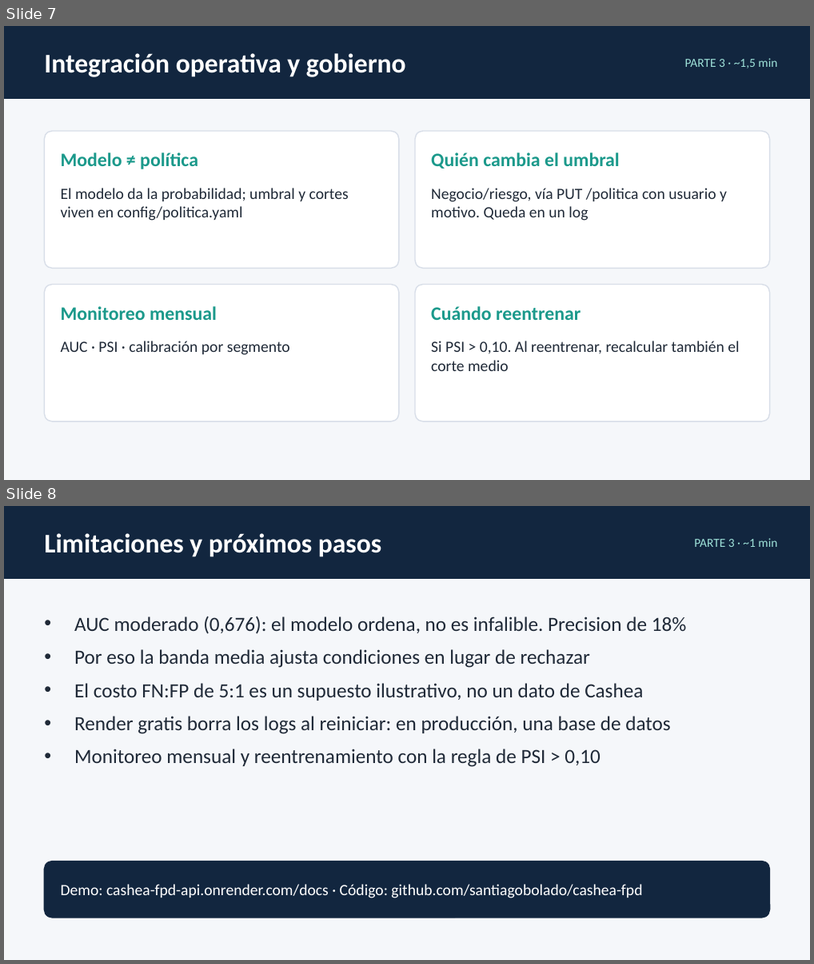
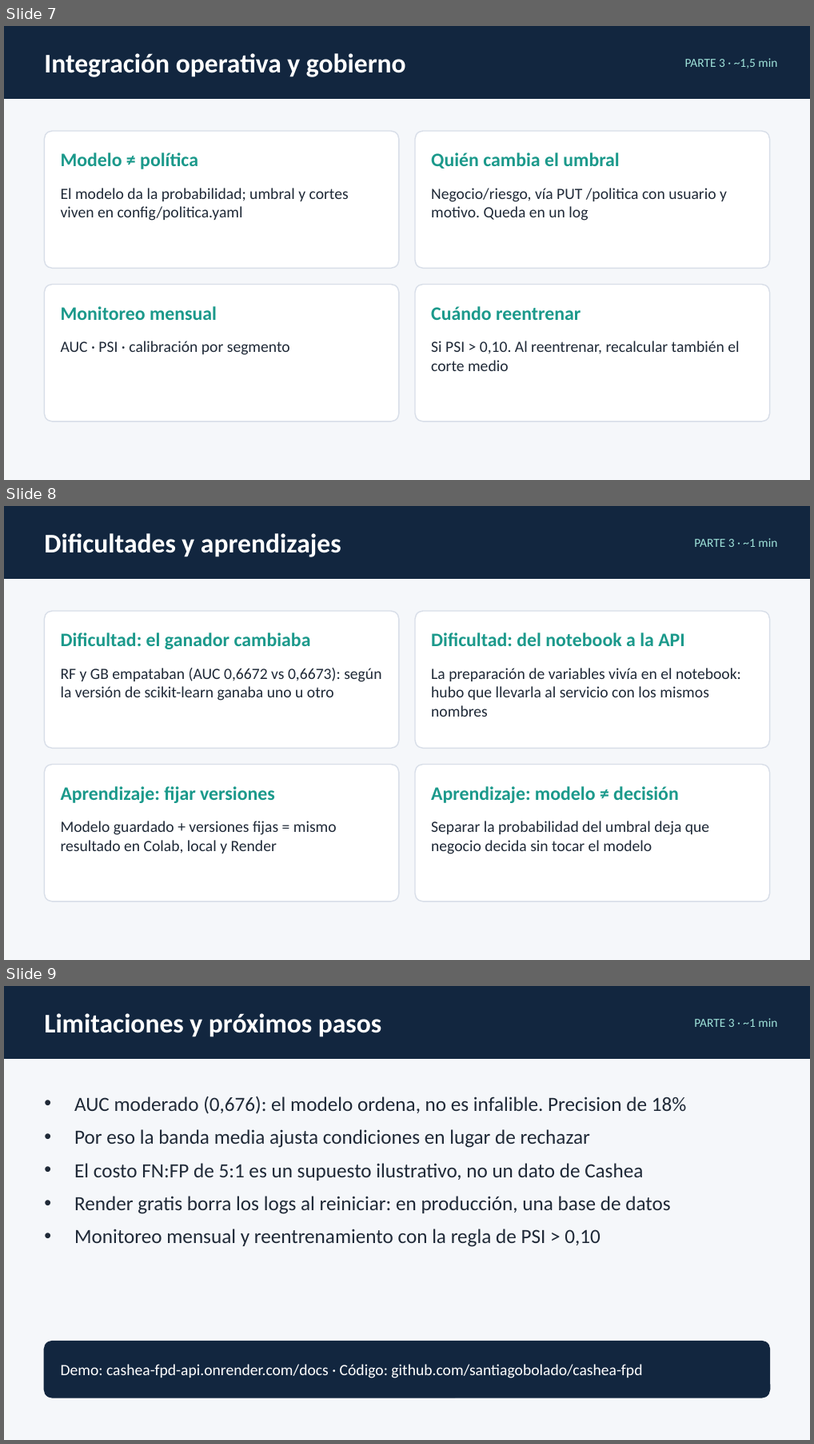
Before and after one commit to santiagobolado/cashea-fpd, a slide deck: docs/presentacion_cashea_fpd.pptx. Shown one above the other, each under a label of ours: slides 7 and 8 before the commit, slides 7, 8 and 9 after it. The pictures are 814x964 and 814x1444 pixels, drawn with LibreOffice and Linux fonts; fonts in the diff are those of the drawing. Boxes give left, top, right and bottom in pixels: in the first picture for what was removed or moved away, otherwise in the second. Text is boxed around its words. In the diff, an @@ line names an element or a change of style, - is before the commit and + after.

Commit message:
Presentación: agrega slide de dificultades y aprendizajes (pedido por la consigna)

```diff
--- a/docs/presentacion_cashea_fpd.pptx
+++ b/docs/presentacion_cashea_fpd.pptx
@@ slide 8 added at [4,506,810,960], background #F5F7FA @@
@@ rectangle added at [4,506,810,579], fill #12263F, outline #12263F 1 pt @@
@@ text added at [44,533,342,557], 24 pt, text #FFFFFF, bold @@
+Dificultades y aprendizajes
@@ text added at [694,538,778,547], 11 pt, text #9FE3DA @@
+PARTE 3 · ~1 min
@@ rounded rectangle added at [44,611,399,748], fill #FFFFFF, outline #D8DEE8 1 pt @@
@@ rounded rectangle added at [415,611,770,748], fill #FFFFFF, outline #D8DEE8 1 pt @@
@@ text added at [61,632,311,649], 17 pt, text #1B998B, bold @@
+Dificultad: el ganador cambiaba
@@ text added at [431,632,685,646], 17 pt, text #1B998B, bold @@
+Dificultad: del notebook a la API
@@ text added at [61,668,382,700], 14 pt, text #1F2937 @@
+RF y GB empataban (AUC 0,6672 vs 0,6673): según la versión de scikit-learn ganaba uno u otro
@@ text added at [431,668,742,716], 14 pt, text #1F2937 @@
+La preparación de variables vivía en el notebook: hubo que llevarla al servicio con los mismos nombres
@@ rounded rectangle added at [44,764,399,901], fill #FFFFFF, outline #D8DEE8 1 pt @@
@@ rounded rectangle added at [415,764,770,901], fill #FFFFFF, outline #D8DEE8 1 pt @@
@@ text added at [61,786,275,803], 17 pt, text #1B998B, bold @@
+Aprendizaje: fijar versiones
@@ text added at [431,786,679,803], 17 pt, text #1B998B, bold @@
+Aprendizaje: modelo ≠ decisión
@@ text added at [61,820,337,853], 14 pt, text #1F2937 @@
+Modelo guardado + versiones fijas = mismo resultado en Colab, local y Render
@@ text added at [431,820,710,854], 14 pt, text #1F2937 @@
+Separar la probabilidad del umbral deja que negocio decida sin tocar el modelo
@@ what was slide 8 is now slide 9 @@
```
